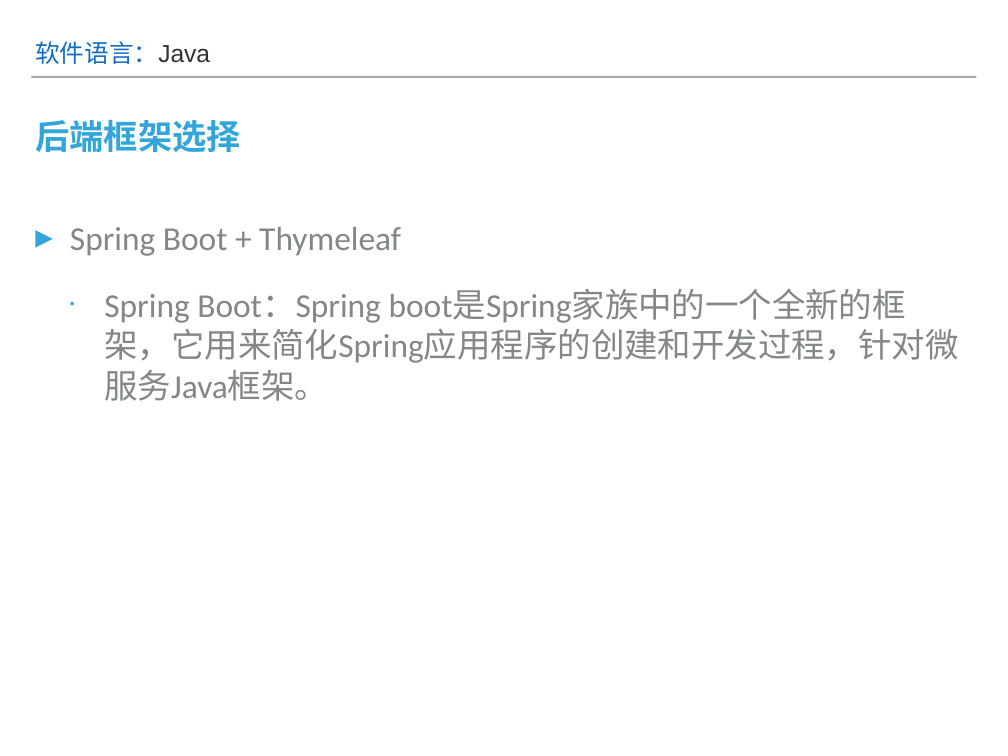
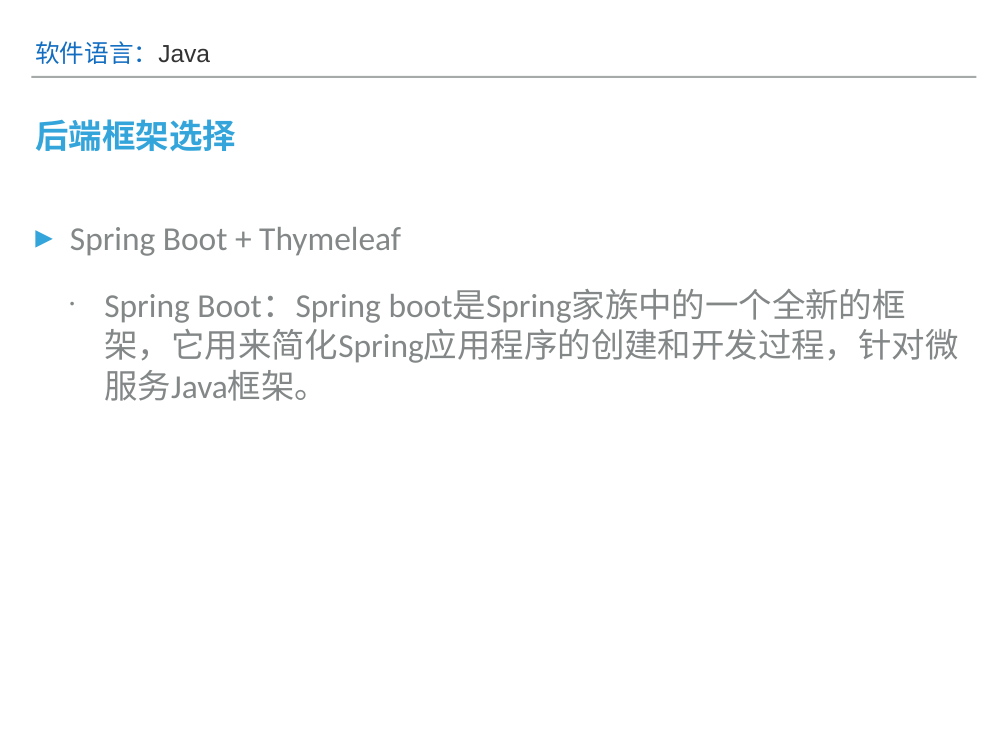
Before and after one commit to vincent950602/PsychologyTest, a slide deck: slide 5 of 框架介绍.pptx. Drawn at 1008x756 pixels with LibreOffice and Linux fonts; fonts in the diff are those of the drawing. Boxes give left, top, right and bottom in pixels: in the first picture for what was removed or moved away, otherwise in the second. Text is boxed around its words. In the diff, an @@ line names an element or a change of style, - is before the commit and + after.

```diff
--- a/框架介绍.pptx
+++ b/框架介绍.pptx
@@ title "后端框架选择" at (x1=35, y1=119, x2=236, y2=151): size 34.8 to 34 pt @@
```
Also in this commit, not shown: 7 other slides changed.
